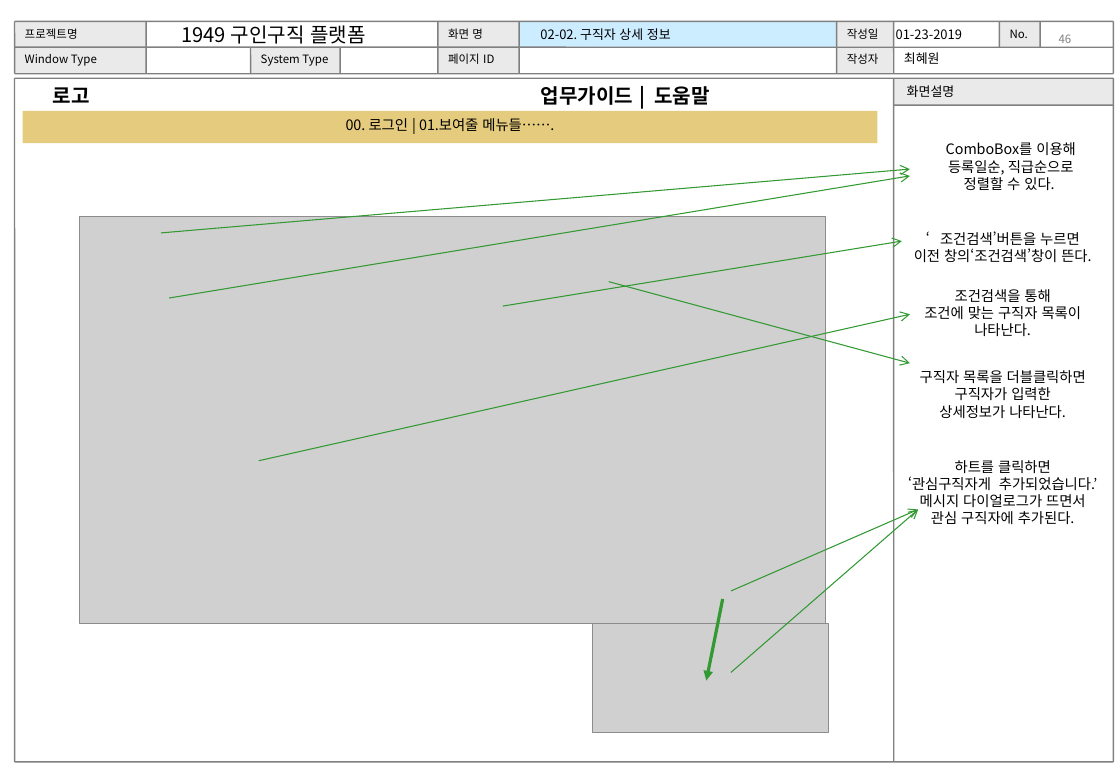
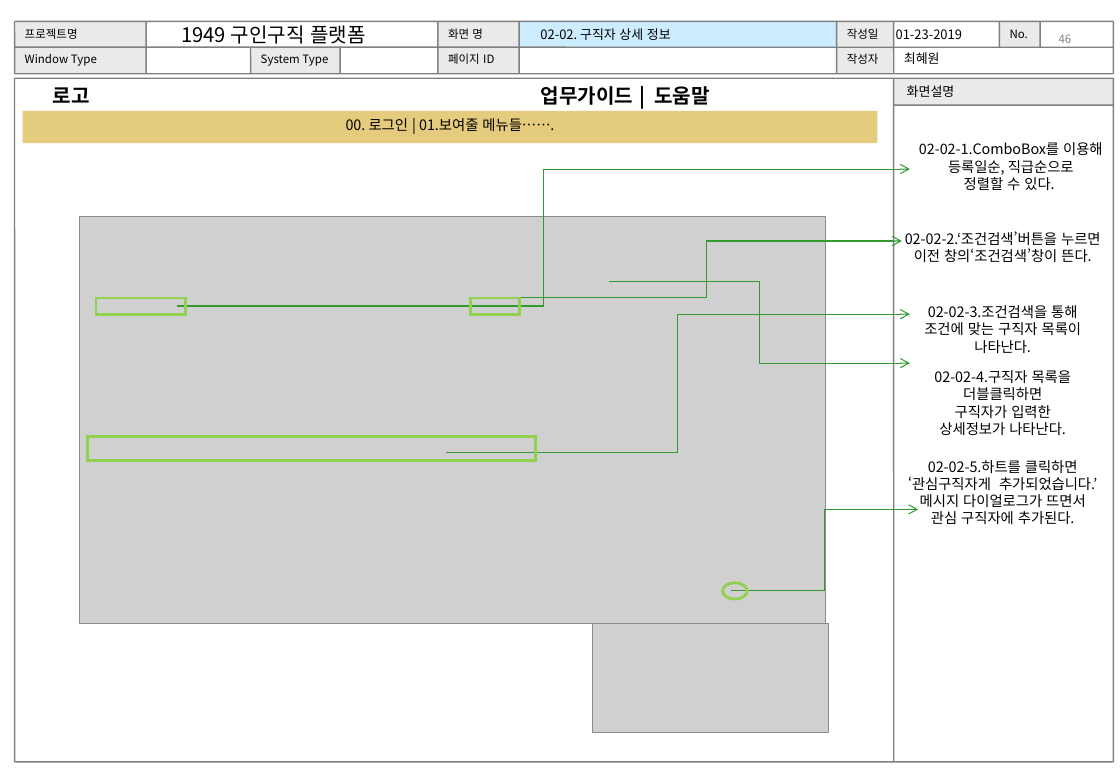
Before and after one commit to WABA82/1949, a slide deck: slide 46 of 02.설계/UI 설계서(초안)_.ppt. Drawn at 1120x775 pixels with LibreOffice and Linux fonts; fonts in the diff are those of the drawing; grey boxes stand for pictures. Boxes give left, top, right and bottom in pixels: in the first picture for what was removed or moved away, otherwise in the second. Text is boxed around its words. In the diff, an @@ line names an element or a change of style, - is before the commit and + after.

```diff
--- a/02.설계/UI 설계서(초안)_.ppt
+++ b/02.설계/UI 설계서(초안)_.ppt
@@ text at bbox=[919, 142, 1103, 155]: text changed @@
-ComboBox를 이용해
+02-02-1.ComboBox를 이용해
@@ arrow removed from (161, 232) to (909, 169) @@
@@ arrow moved from (169, 298) - (909, 176) to (178, 306) - (909, 169) @@
@@ arrow (178, 306) - (909, 169): arrow to elbow arrow @@
@@ text at bbox=[905, 231, 1101, 249]: text changed @@
-‘조건검색’버튼을 누르면
+02-02-2.‘조건검색’버튼을 누르면
@@ arrow moved from (502, 306) - (901, 241) to (510, 298) - (901, 241) @@
@@ arrow (510, 298) - (901, 241): arrow to elbow arrow @@
@@ rectangle added at bbox=[96, 298, 185, 314], outline #92D050 2.01 pt @@
@@ rectangle added at bbox=[470, 298, 519, 314], outline #92D050 2.01 pt @@
@@ arrow (609, 282) - (909, 363): arrow to elbow arrow; route changed @@
@@ text "02-02-3.조건검색을 통해": place and size @@
-text "02-02-3.조건검색을 통해" at bbox=[924, 289, 1082, 336]
+text "02-02-3.조건검색을 통해" at bbox=[924, 305, 1082, 353]
@@ arrow removed from (258, 461) to (909, 314) @@
@@ elbow arrow added from (445, 453) to (909, 314), #339933 0.74 pt @@
@@ text at bbox=[928, 305, 1077, 318]: text changed @@
-조건검색을 통해
+02-02-3.조건검색을 통해
@@ text at bbox=[934, 370, 1072, 400]: text changed @@
-구직자 목록을 더블클릭하면
+02-02-4.구직자 목록을 더블클릭하면
@@ rectangle added at bbox=[88, 436, 535, 461], outline #92D050 2.01 pt @@
@@ text at bbox=[928, 460, 1078, 473]: text changed @@
-하트를 클릭하면
+02-02-5.하트를 클릭하면
@@ arrow (730, 591) - (917, 509): arrow to elbow arrow; route changed @@
@@ arrow removed from (730, 673) to (917, 509) @@
@@ arrow removed from (722, 599) to (706, 681) @@
@@ ellipse added at bbox=[722, 583, 747, 599], outline #92D050 2.01 pt @@
```
Also in this commit, not shown: 6 other slides changed, 1 slide added, 1 other file.
